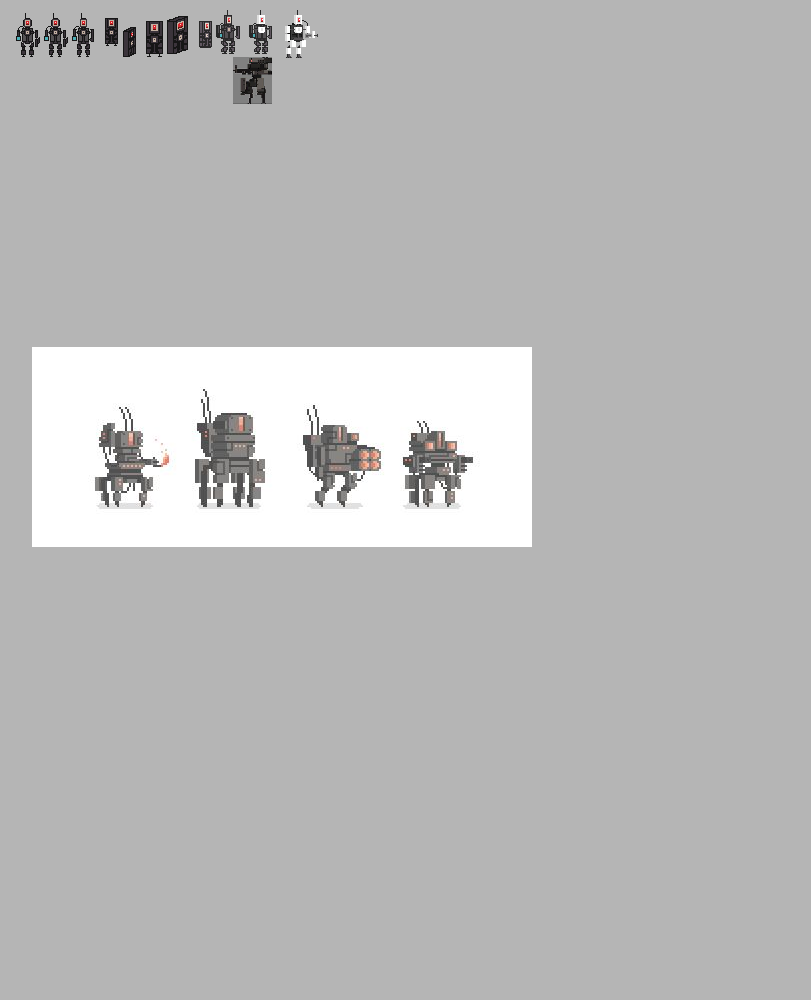
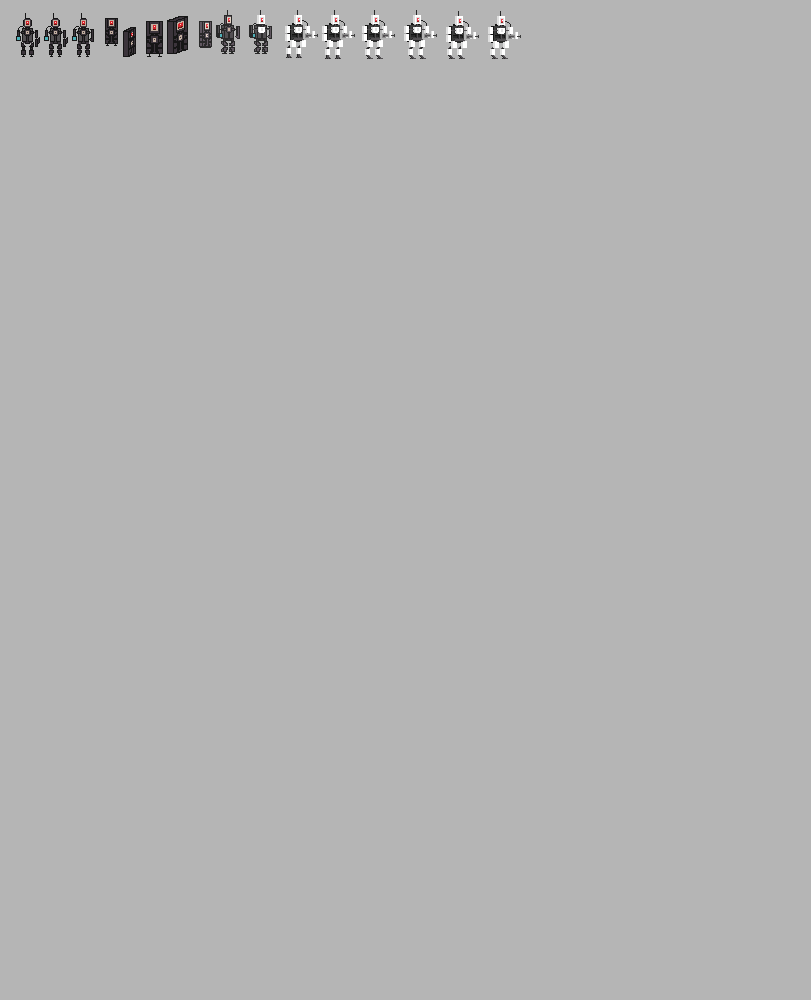
The second (811, 1000) image is a revision of the first. Changes to its layers:
added group "New Robot copy 4" with 5 layers in group "Character" over box(488, 11, 521, 59)
added layer "Layer 13" (1st of 6, in "Character" › "New Robot copy 4") in group "New Robot copy 4" over box(493, 11, 509, 48)
added layer "Layer 16" (1st of 6, in "Character" › "New Robot copy 4") in group "New Robot copy 4" over box(490, 21, 521, 39)
added group "New Robot copy 2" with 6 layers in group "Character" over box(446, 11, 479, 59)
added layer "Layer 13" (2nd of 6, in "Character" › "New Robot copy 2") in group "New Robot copy 2" over box(451, 11, 467, 48)
added layer "Layer 16" (2nd of 6, in "Character" › "New Robot copy 2") in group "New Robot copy 2" over box(448, 21, 479, 39)
added group "New Robot copy 5" with 5 layers in group "Character" over box(404, 10, 437, 59)
added layer "Layer 13" (3rd of 6, in "Character" › "New Robot copy 5") in group "New Robot copy 5" over box(409, 10, 425, 47)
added layer "Layer 16" (3rd of 6, in "Character" › "New Robot copy 5") in group "New Robot copy 5" over box(406, 20, 437, 38)
added group "New Robot copy 3" with 5 layers in group "Character" over box(362, 10, 395, 59)
added layer "Layer 13" (4th of 6, in "Character" › "New Robot copy 3") in group "New Robot copy 3" over box(367, 10, 383, 47)
added layer "Layer 16" (4th of 6, in "Character" › "New Robot copy 3") in group "New Robot copy 3" over box(364, 20, 395, 38)
added group "New Robot copy" with 5 layers in group "Character" over box(322, 10, 355, 59)
added layer "Layer 13" (5th of 6, in "Character" › "New Robot copy") in group "New Robot copy" over box(327, 10, 343, 47)
added layer "Layer 16" (5th of 6, in "Character" › "New Robot copy") in group "New Robot copy" over box(324, 20, 355, 38)
hid "Layer 12", moved it into group "Refs" over box(233, 57, 272, 104)
hid "Layer 4", moved it into group "Refs" over box(32, 347, 532, 547)
…and 17 more changes (16 added, 1 painted, 1 stack)
